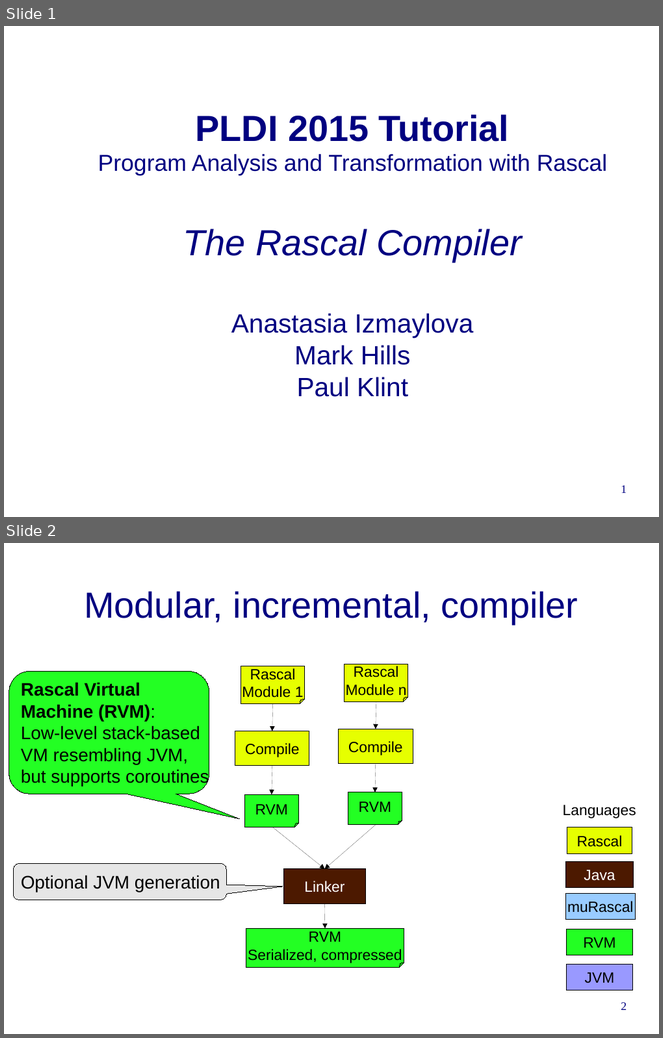
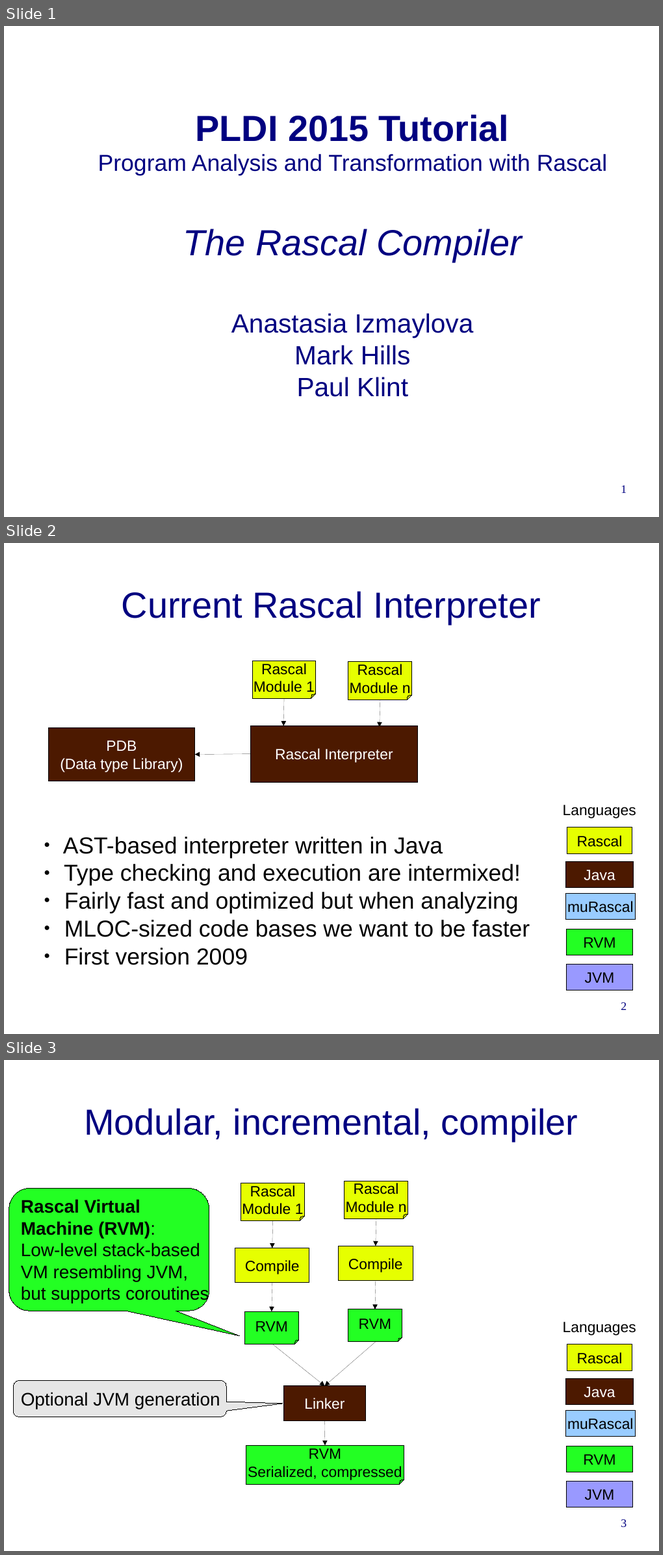
Before and after one commit to cwi-swat/rascal-course-pldi-2015, a slide deck: presentations/Rascal-compiler.odp. Shown one above the other, each under a label of ours: slides 1 and 2 before the commit, slides 1, 2 and 3 after it. The pictures are 663x1038 and 663x1555 pixels, drawn with LibreOffice and Linux fonts; fonts in the diff are those of the drawing; background and template pictures are left out. Boxes give left, top, right and bottom in pixels: in the first picture for what was removed or moved away, otherwise in the second. Text is boxed around its words. In the diff, an @@ line names an element or a change of style, - is before the commit and + after.

Commit message:
Added slide about interpreter

```diff
--- a/presentations/Rascal-compiler.odp
+++ b/presentations/Rascal-compiler.odp
@@ slide 2 added at [4, 543, 659, 1034], background #FFFFFF @@
@@ title added at [122, 591, 542, 624], 44 pt, text #000080 @@
+Current Rascal Interpreter
@@ folded corner added at [252, 661, 315, 699], fill #E6FF00, outline #000000 0 pt, 18 pt, text #000000 @@
+Rascal
+Module 1
@@ folded corner added at [349, 662, 412, 700], fill #E6FF00, outline #000000 0 pt, 18 pt, text #000000 @@
+Rascal
+Module n
@@ arrow added from (284, 699) to (284, 726), #000000 0 pt @@
@@ arrow added from (380, 700) to (380, 728), #000000 0 pt @@
@@ rectangle added at [49, 728, 196, 782], fill #4C1900, outline #000000 0 pt, 18 pt, text #FFFFFF @@
+PDB
+(Data type Library)
@@ rectangle added at [251, 726, 418, 782], fill #4C1900, outline #000000 0 pt, 18 pt, text #FFFFFF @@
+Rascal Interpreter
@@ arrow added from (251, 754) to (195, 755), #000000 0 pt @@
@@ group added at [563, 805, 636, 991]: 5 rectangles, 1 text @@
+Rascal
+Java
+muRascal
+RVM
+JVM
+Languages
@@ text added at [63, 837, 530, 965], 28 pt, text #000000 @@
+● AST-based interpreter written in Java
+● Type checking and execution are intermixed!
+● Fairly fast and optimized but when analyzing
+● MLOC-sized code bases we want to be faster
+● First version 2009
@@ page number added at [621, 1003, 627, 1010], 14 pt, text #000080 @@
+2
@@ what was slide 2 is now slide 3 @@
@@ page number at [621, 1520, 627, 1527]: text changed @@
-2
+3
```
Also in this commit, not shown: 2 slides changed, 1 slide removed.
